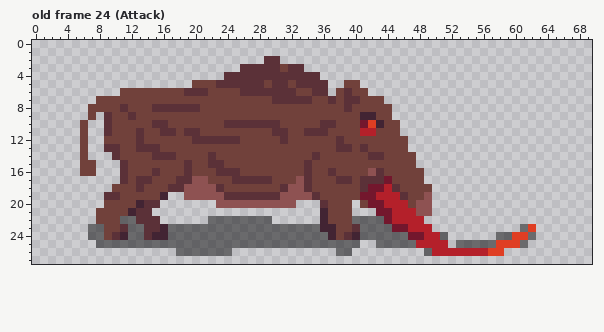
A pixel-art file gets an edit: GEODE/Assets/Sprites/Characters/Boar/RedBoar.aseprite. Above: the version before the commit.
70x28 pixels, 27 frames. Shown: old frame 24 (Attack). The commit also changed other frames, which this record leaves out.
After the commit:
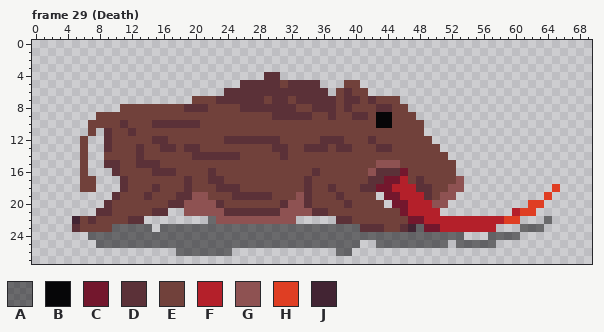
Palette (. is transparent): A #0606087f  B #060608  C #73172d  D #5b3138  E #71413b  F #b4202a  G #8e5252  H #df3e23  J #422433
A new or re-ordered frame is compared with the old frame closest to it.
The edit:
frames 27 -> 30
Frame 29 (Death) is new; against old frame 24 (Attack), layers "Crystal", "Boar", "Shadow":
y 2: x 29..30 DD -> ..
y 3: x 26..33 DDDDDEDD -> ........
y 4: x 24..28 DDDDD -> .....; x 31..35 DDDDD -> .....
y 5: x 20..25 EEEDDD -> ......; x 29 E -> D; x 31..32 DE -> ED; x 36 D -> .
y 6: x 11..25 EEEEEEEEDDDEEEE -> .............DD; x 33..34 EE -> DD
y 7: x 8..19 EEEEEEEEEEEE -> ............; x 23..28 EEEEEE -> DDDDDD; x 32 D -> E; x 35..36 EE -> DD; x 42 E -> D; x 44..45 .. -> EE
y 8: x 7..11 EEEED -> ....E; x 15..18 DDDD -> EEEE; x 21 E -> D; x 26..32 EEEEEEE -> DDDDDDD; x 35..37 EEE -> DDD; x 43..46 EE.. -> DDEE
y 9: x 7..9 E.D -> .EE; x 12 D -> E; x 30..34 EEEEE -> DDDDD; x 37 E -> D; x 40..47 EJJEE... -> DDEBBEEE
y 10: x 6..9 E..D -> .EEE; x 11 E -> D; x 17..20 EEEE -> DDDD; x 24..30 DDDDDDD -> EEEEEEE; x 36..37 DD -> EE; x 41..44 CHJE -> EEBB; x 46..48 ... -> EEE
y 11: x 6..7 E. -> .E; x 12..13 ED -> DE; x 16..17 DD -> EE; x 19..20 DD -> EE; x 30..31 DD -> EE; x 34..36 DDD -> EEE; x 41..42 FF -> EE; x 46..48 ... -> EEE
y 12: x 9 E -> D; x 13 D -> E; x 15..16 EE -> DD; x 20..23 DDDD -> EEEE; x 26..31 EEEEED -> DDDDDE; x 36..37 EE -> DD; x 42 E -> D; x 47..49 ... -> EEE
y 13: x 10 D -> E; x 14..17 DDEE -> EEDD; x 19..20 EE -> DD; x 30..31 EE -> DD; x 34..36 EEE -> DDD; x 41 D -> E; x 43..44 EE -> DD; x 47..50 .... -> EEEE
y 14: x 9..10 .D -> EE; x 13 E -> D; x 15..17 DDD -> EEE; x 20..21 EE -> DD; x 23..25 EEE -> DDD; x 31 E -> D; x 35 D -> E; x 42..43 DD -> EE; x 48..51 .... -> EEEE
y 15: x 7 E -> .; x 9..11 ..D -> DDE; x 13..15 EEE -> DDD; x 19 D -> E; x 22..23 DD -> EE; x 34 D -> E; x 43..45 EEE -> GGG; x 48..52 ..... -> EEEEE
y 16: x 7 E -> .; x 10..11 .D -> DE; x 16..17 EE -> DD; x 19 D -> E; x 22..25 EDDD -> DEEE; x 34..35 DE -> ED; x 37 D -> E; x 44..46 EEE -> DDC; x 49..52 .... -> EEEE
y 17: x 6..7 .. -> EE; x 13..14 DD -> EE; x 18 D -> E; x 20..23 GGEE -> EEDD; x 25..29 DDDDD -> EEEEE; x 33 G -> E; x 38..39 DD -> EE; x 41 D -> E; x 45..46 EE -> CF; x 48..53 E..... -> DEEEEG
y 18: x 6..7 .. -> EE; x 10..11 EE -> .D; x 13 D -> E; x 15 E -> D; x 17..22 DDGGGG -> EEDEEE; x 24..25 EE -> DD; x 31..33 DGG -> EEE; x 37 E -> D; x 42 C -> D; x 44..53 FDEEEE.... -> CFFFDDEEGG; x 65 . -> H
y 19: x 9 D -> .; x 14 E -> D; x 16..19 J..G -> EEDD; x 22..24 GGD -> EEE; x 30..32 DGG -> EEE; x 34..35 GD -> DE; x 38 E -> D; x 41..52 CCFFFDEEG... -> EE.CCFFFDEGG; x 64 . -> H
y 20: x 9 E -> D; x 13..31 JDD.......GGGGGGGGG -> EEEEDDGGGGDEEEEEEED; x 33..36 ...D -> GDEE; x 39..40 E. -> DE; x 42..51 CCFFFEGG.. -> EE.CCFFFGG; x 62..63 .. -> HH
y 21: x 8..9 EE -> DD; x 12..16 JDD.. -> EEEDD; x 19..36 .................J -> GGGGGDDDDDDDGGGGDD; x 40..46 ...CCFF -> EEEEEEC; x 48..50 GG. -> FFF; x 60..62 ... -> FHH
y 22: x 5..7 ... -> JED; x 11..12 AA -> ED; x 14..15 DD -> ..; x 23..32 AAAAAAA... -> GGGGGGGGGG; x 36..60 JEEEAAAACFFFF............ -> ..DDEEEEEEECCFFFFFFFFFFHH; x 64 . -> A
y 23: x 5..8 ..AA -> DEEE; x 10..11 ED -> AA; x 14..16 DDJ -> A.A; x 36..57 JJEEDAAAACCFFF........ -> AAAAADDDEEDJACCFFFFFFF; x 62..63 H. -> AA
y 24: x 9..11 EDJ -> AAA; x 14..16 DJJ -> AAA; x 37..40 JEDJ -> AAAA; x 47..50 CCFF -> AAAA; x 52..53 .. -> AA; x 57 . -> A; x 60..62 HHA -> A..
y 25: x 48..51 FFFF -> AAAA; x 58..61 HHHA -> ....
y 26: x 49..58 AFFFFFFFHH -> ..........
Where, in picture pixels (left, top, right, bottom), the same in both pictures:
changed: (72, 56, 560, 256)
